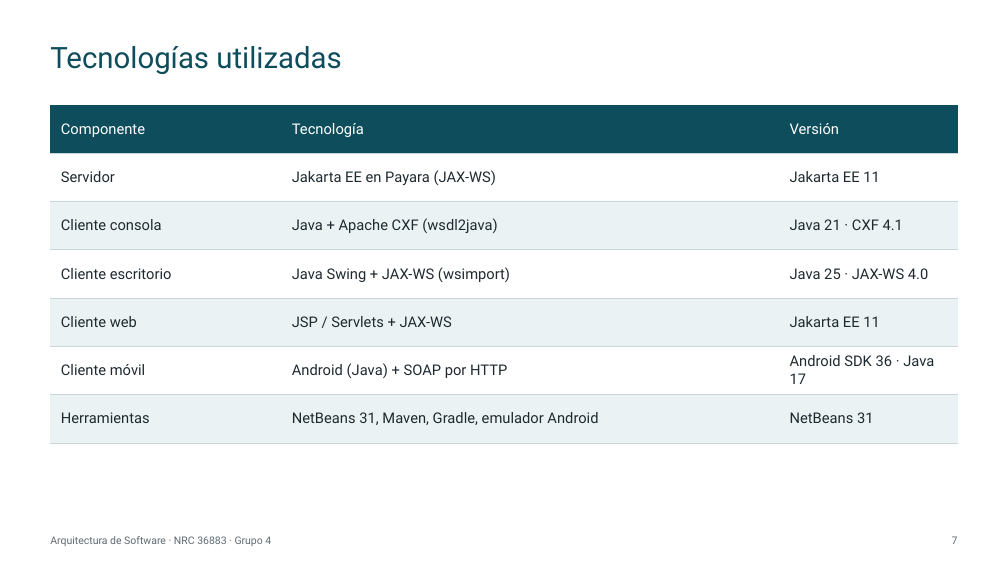
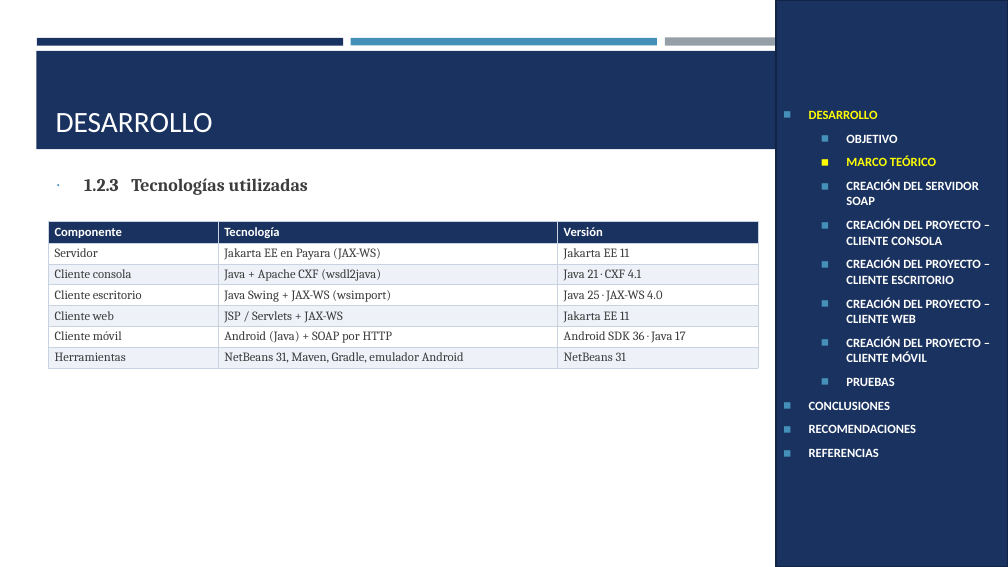
Before and after one commit to IMarcusDev/TI.1.1.-PAO202651_SOAP_JAVA_SINBDD_NRC_36883_GR04, a slide deck: slide 6 of 05. DOCUMENTACION/PRESENTACION TI.1.1. SOAP sin BDD en JAVA GR4.pptx (slide 7 before the commit). Drawn at 1008x567 pixels with LibreOffice and Linux fonts; fonts in the diff are those of the drawing. Boxes give left, top, right and bottom in pixels: in the first picture for what was removed or moved away, otherwise in the second. Text is boxed around its words. In the diff, an @@ line names an element or a change of style, - is before the commit and + after.

```diff
--- a/05. DOCUMENTACION/PRESENTACION TI.1.1. SOAP sin BDD en JAVA GR4.pptx
+++ b/05. DOCUMENTACION/PRESENTACION TI.1.1. SOAP sin BDD en JAVA GR4.pptx
@@ rectangle added at (776,0,1008,567), fill #1A3260, outline #122446 1.75 pt, 12 pt, text #FFFFFF, bold @@
+◼ DESARROLLO
+  ◼ OBJETIVO
+  ◼ MARCO TEÓRICO
+  ◼ CREACIÓN DEL SERVIDOR SOAP
+  ◼ CREACIÓN DEL PROYECTO – CLIENTE CONSOLA
+  ◼ CREACIÓN DEL PROYECTO – CLIENTE ESCRITORIO
+  ◼ CREACIÓN DEL PROYECTO – CLIENTE WEB
+  ◼ CREACIÓN DEL PROYECTO – CLIENTE MÓVIL
+  ◼ PRUEBAS
+◼ CONCLUSIONES
+◼ RECOMENDACIONES
+◼ REFERENCIAS
@@ rectangle added at (36,51,972,149), fill #1A3260 @@
@@ rectangle added at (37,38,343,45), fill #1A3260 @@
@@ title removed at (50,46,341,74) @@
-Tecnologías utilizadas
@@ rectangle added at (351,38,657,45), fill #4590B8 @@
@@ rectangle added at (665,38,971,46), fill #969FA7 @@
@@ title added at (56,113,213,132), 28 pt, text #FFFFFF @@
+DESARROLLO
@@ text added at (84,178,308,195), 17 pt, text #3D3D3D, bold @@
+∙ 1.2.3 Tecnologías utilizadas
@@ table at (48,222,758,368) @@
@@ fill #0E4D5C to #1A3260 in row 1 @@
@@ fill #EAF2F3 to #EEF2F8 in 9 cells @@
@@ size 14 to 12 pt, font Roboto to Cambria, text colour #1F2A30 to #3D3D3D @@
@@ font Roboto to Calibri, bold on in "Componente", "Tecnología", "Versión" @@
@@ borders changed @@
@@ table: place and size @@
-table at (51,105,958,443)
+table at (48,222,758,368)
@@ text removed at (50,536,271,546) @@
-Arquitectura de Software · NRC 36883 · Grupo 4
@@ page number removed at (952,536,958,544) @@
-7
```
Also in this commit, not shown: 23 other slides changed, 6 slides added, 14 slides removed, 1 other file.
